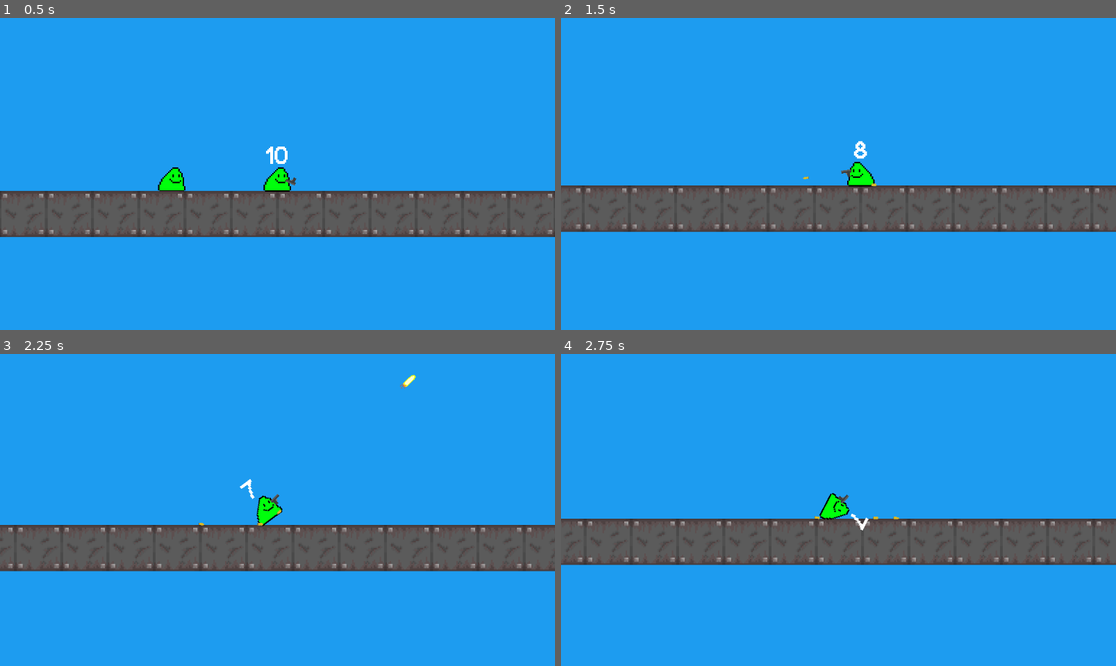
Above: before the commit, frames 1-4 (two rows, left to right).
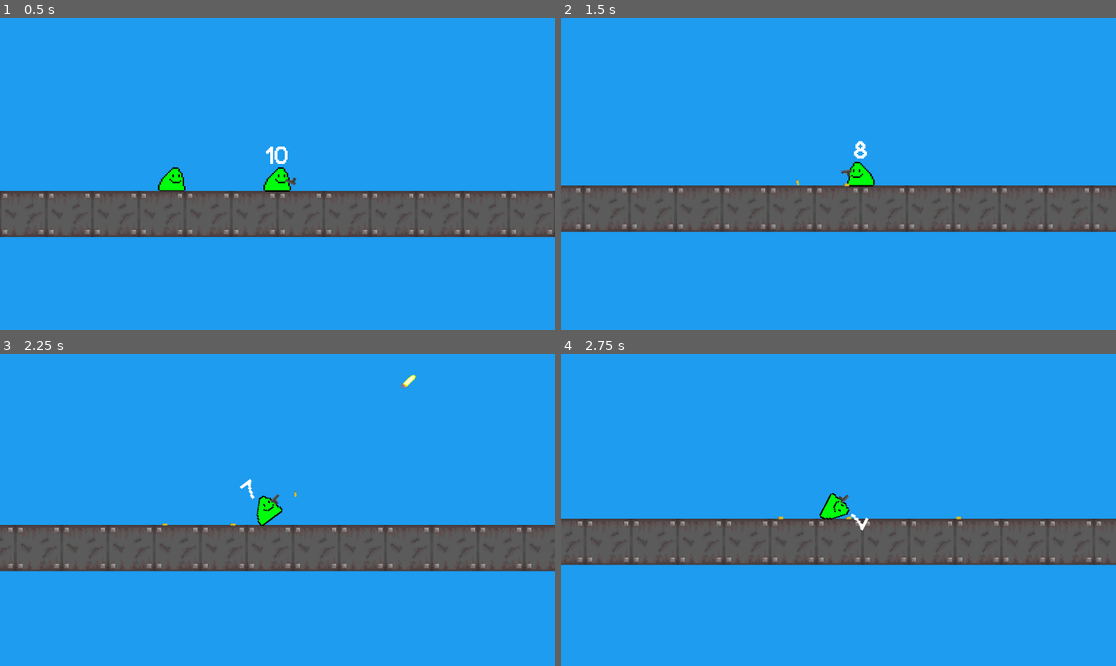
Above: after the commit, the same moments.

Repository: a0fefd/blobs-with-guns-remastered
Game: Godot game, scene res://scenes/levels/world.tscn
Two runs of this game, one before a commit and one after it. Both use one fixed random seed, a clock stepped at 60 frames per second and the inputs below.
Inputs (mouse positions are in pixels of both pictures, inside the frame that each line leads up to):
- Up to frame 1 (0.5 s): no input
- Up to frame 2 (1.5 s): move the mouse to (960, 158) at 0.52 s; click (960, 158) at 0.6 s; move the mouse to (727, 189) at 1.27 s; click (727, 189) at 1.35 s
- Up to frame 3 (2.25 s): move the mouse to (333, 441) at 2.02 s; click (333, 441) at 2.1 s
- Up to frame 4 (2.75 s): no input

Frame 1 is identical in both runs. In frame 2, less than 0.1% of the frame differs, in the area x 42-57%, y 50-54%; in frame 3, less than 0.1%; in frame 4, less than 0.1%, in the area x 39-73%, y 51-54%.

Commit message:
Update gun.gd
Fixed a mistake I made earlier...

Diff:
--- a/scripts/gun.gd
+++ b/scripts/gun.gd
@@ -46,9 +46,9 @@
 
 	facing = parent.scale
 
-	if facing == Vector2.RIGHT:
+	if facing.x == Vector2.RIGHT.x:
 		shell_inst.apply_force(eject_force.rotated(global_rotation), Vector2(shell_spin, 0).rotated(global_rotation))
-	elif facing == Vector2.LEFT:
+	elif facing.x == Vector2.LEFT.x:
 		shell_inst.apply_force(eject_force.rotated(-global_rotation), Vector2(shell_spin, 0).rotated(-global_rotation))
 
 
